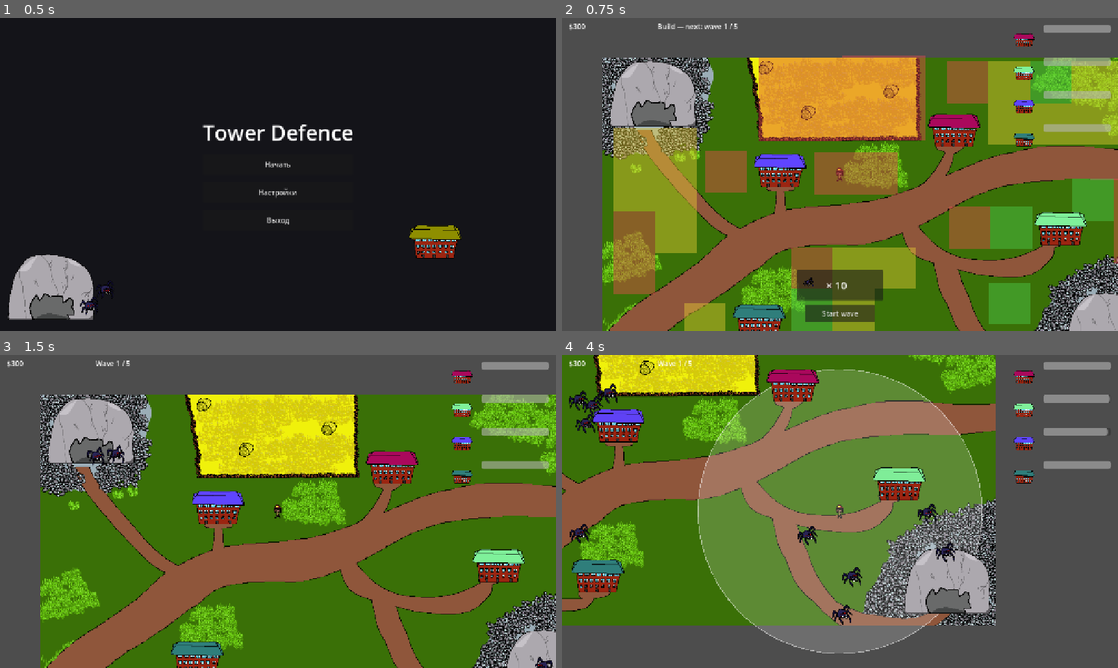
Above: before the commit, frames 1-4 (two rows, left to right).
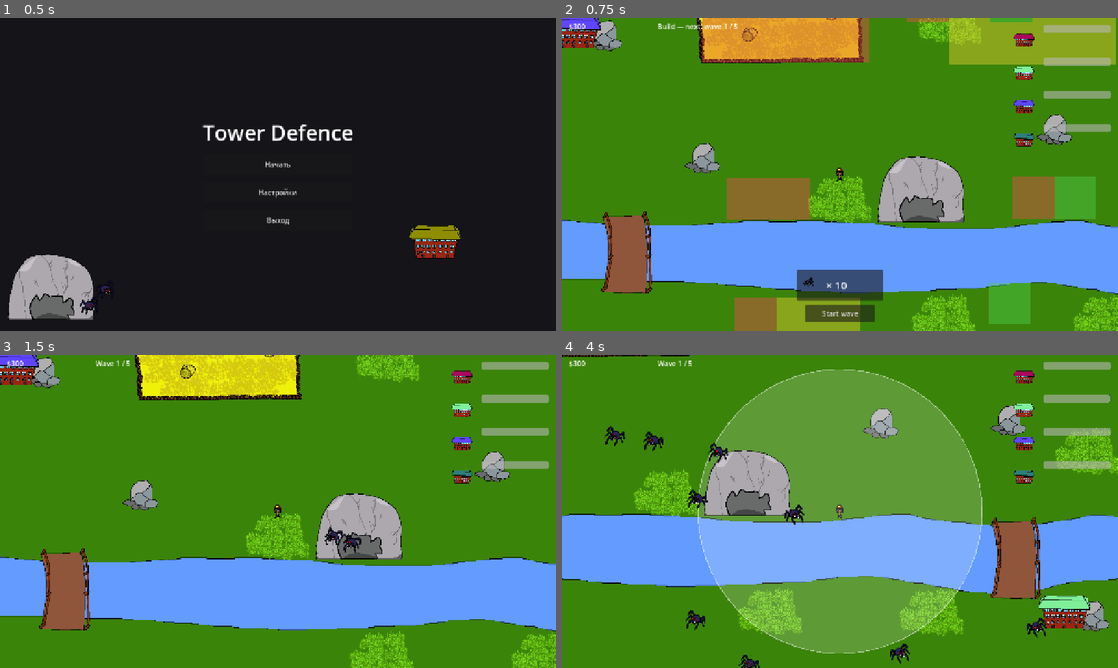
Above: after the commit, the same moments.

Repository: ternaryCat/ldjam59
Game: Godot game, scene res://components/menu.tscn
The game is run twice, just before and just after one commit, with the same random seed, the same clock (stepped at 60 frames per second) and the same inputs. Sound files missing from this copy of the repository are replaced by a short silence.
Inputs (mouse positions are in pixels of both pictures, inside the frame that each line leads up to):
- Up to frame 1 (0.5 s): no input
- Up to frame 2 (0.75 s): click "Начать" at 0.5 s
- Up to frame 3 (1.5 s): click "Start wave" at 1.25 s
- Up to frame 4 (4 s): move the mouse to (962, 495) at 2.02 s; hold D (right) 2.03-2.78 s; hold Space (activate) 2.03-2.78 s; click (962, 495) at 2.17 s; tap W (top) at 2.3, 2.85, 3.8 s; move the mouse to (728, 527) at 2.77 s; hold S (down) 2.78-3.53 s; tap Space (activate) at 3.05 s; move the mouse to (895, 442) at 3.52 s; hold D (right) from 3.53 s (still down); hold Space (activate) from 3.53 s (still down)

Frame 1 is identical in both runs. In frame 2, 85% of the frame differs, in the area x 0-100%, y 0-100%; in frame 3, 71%; in frame 4, 75%.

Commit message:
better ai & music

Diff:
--- a/components/defeat/defeat.gd
+++ b/components/defeat/defeat.gd
@@ -2,7 +2,7 @@
 
 
 func _on_restart_pressed() -> void:
-	get_tree().change_scene_to_file("res://components/level.tscn")
+	get_tree().change_scene_to_file("res://components/level2.tscn")
 
 
 func _on_menu_pressed() -> void:
--- a/components/level.gd
+++ b/components/level.gd
@@ -237,6 +237,8 @@
 
 
 func _on_building_lost() -> void:
+	if not is_inside_tree():
+		return
 	_buildings_remaining -= 1
 	if _buildings_remaining <= 0 and _phase != Phase.DEFEAT and _phase != Phase.VICTORY:
 		_enter_defeat()
@@ -379,8 +381,7 @@
 		_build_grid.visible = false
 		_hud.set_money(_money)
 		_hud.show_victory()
-		await get_tree().create_timer(1.5).timeout
-		get_tree().change_scene_to_file("res://components/victory.tscn")
+		_go_to_scene_after_delay("res://components/victory.tscn", 1.5)
 		return
 	_enter_build()
 
@@ -396,5 +397,14 @@
 		if spawner.has_method("set_enabled"):
 			spawner.set_enabled(false)
 	_hud.show_defeat()
-	await get_tree().create_timer(1.5).timeout
-	get_tree().change_scene_to_file("res://components/defeat.tscn")
+	_go_to_scene_after_delay("res://components/defeat.tscn", 1.5)
+
+
+func _go_to_scene_after_delay(path: String, delay: float) -> void:
+	var tree := get_tree()
+	if tree == null:
+		return
+	await tree.create_timer(delay).timeout
+	tree = get_tree()
+	if tree != null:
+		tree.change_scene_to_file(path)
--- a/components/level/enemy.gd
+++ b/components/level/enemy.gd
@@ -19,8 +19,12 @@
 const SPEED_MULT_MAX: float = 1.15
 const TARGET_JITTER: float = 25.0
 const PLAYER_CTRL_SPEED_FACTOR: float = 0.75
-const PLAYER_CTRL_ESCAPE_FACTOR: float = 0.08
 const PLAYER_CTRL_ATTACK_MULT: float = 3.0
+const FIELD_APPROACH_RATIO: float = 0.9
+const STUCK_SPEED_FRAC: float = 0.3
+const STUCK_TIME: float = 0.35
+const STUCK_FLIP_TIME: float = 1.5
+const UNSTUCK_SWERVE: float = PI * 0.5
 
 var _in_field: bool = false
 var _player: CharacterBody2D = null
@@ -36,6 +40,10 @@
 var _target_offset: Vector2 = Vector2.ZERO
 var _slow_factor: float = 1.0
 var _slow_time_left: float = 0.0
+var _field_radius: float = 0.0
+var _stuck_time: float = 0.0
+var _stuck_sign: float = 0.0
+var _stuck_flip_timer: float = 0.0
 
 @onready var _sprite: AnimatedSprite2D = $sprite
 @onready var _collision: Area2D = $collision
@@ -71,10 +79,8 @@
 	var slowed: bool = _slow_time_left > 0.0
 	var fully_locked: bool = player_controlled and slowed
 	var direction: Vector2
-	if fully_locked:
-		direction = _player_direction()
-	elif player_controlled:
-		direction = _player_direction() + _own_direction() * PLAYER_CTRL_ESCAPE_FACTOR
+	if player_controlled and _player != null:
+		direction = _field_zone_direction()
 	else:
 		direction = _own_direction()
 	if direction != Vector2.ZERO and not player_controlled:
@@ -89,6 +95,8 @@
 		move_mult *= PLAYER_CTRL_SPEED_FACTOR * _slow_factor
 	else:
 		move_mult *= _slow_factor
+	var desired_mag := speed * move_mult
+	direction = _apply_unstuck(direction, desired_mag, delta)
 	velocity = direction * speed * move_mult + _crowd_push()
 	move_and_slide()
 	var anim: StringName = &"walk" if direction != Vector2.ZERO else &"idle"
@@ -150,6 +158,43 @@
 	return v.normalized()
 
 
+func _field_zone_direction() -> Vector2:
+	var to_player: Vector2 = _player.global_position - global_position
+	var dist: float = to_player.length()
+	if _field_radius <= 0.0 or dist < 0.001:
+		return _player_direction()
+	var ratio: float = dist / _field_radius
+	if ratio < FIELD_APPROACH_RATIO:
+		return to_player / dist
+	return -to_player / dist
+
+
+func _apply_unstuck(direction: Vector2, desired_mag: float, delta: float) -> Vector2:
+	if direction == Vector2.ZERO or desired_mag <= 1.0:
+		_stuck_time = 0.0
+		_stuck_sign = 0.0
+		_stuck_flip_timer = 0.0
+		return direction
+	var prev_speed := get_real_velocity().length()
+	if prev_speed >= desired_mag * STUCK_SPEED_FRAC:
+		_stuck_time = 0.0
+		_stuck_sign = 0.0
+		_stuck_flip_timer = 0.0
+		return direction
+	_stuck_time += delta
+	if _stuck_time < STUCK_TIME:
+		return direction
+	if _stuck_sign == 0.0:
+		_stuck_sign = 1.0 if randf() > 0.5 else -1.0
+		_stuck_flip_timer = 0.0
+	else:
+		_stuck_flip_timer += delta
+		if _stuck_flip_timer > STUCK_FLIP_TIME:
+			_stuck_sign = -_stuck_sign
+			_stuck_flip_timer = 0.0
+	return direction.rotated(UNSTUCK_SWERVE * _stuck_sign)
+
+
 func _own_direction() -> Vector2:
 	if not _buildings_in_range.is_empty():
 		return Vector2.ZERO
@@ -197,6 +242,9 @@
 		var owner_node := area.get_parent()
 		if owner_node is CharacterBody2D:
 			_player = owner_node
+		var shape_node := area.get_node_or_null("shape") as CollisionShape2D
+		if shape_node and shape_node.shape is CircleShape2D:
+			_field_radius = (shape_node.shape as CircleShape2D).radius
 		return
 	var parent := area.get_parent()
 	if parent is Node2D and parent.is_in_group("buildings"):
--- a/components/level/mage.gd
+++ b/components/level/mage.gd
@@ -1,6 +1,7 @@
 extends Node2D
 
 const BOLT_SCENE: PackedScene = preload("res://components/level/mage/bolt.tscn")
+const ATTACK_SFX: AudioStream = preload("res://images/mage.mp3")
 
 signal clicked(tower: Node2D)
 
@@ -15,6 +16,7 @@
 var _cooldown: float = 0.0
 var _last_target: Node2D = null
 var _level: int = 0
+var _sfx: AudioStreamPlayer2D
 
 @onready var _vision: Area2D = $vision
 @onready var _head: Sprite2D = $head
@@ -29,6 +31,9 @@
 	if _body:
 		_body.input_pickable = true
 		_body.input_event.connect(_on_body_input)
+	_sfx = AudioStreamPlayer2D.new()
+	_sfx.stream = ATTACK_SFX
+	add_child(_sfx)
 	if upgrades.is_empty():
 		_populate_default_upgrades()
 
@@ -120,6 +125,8 @@
 	var to_target := (target.global_position - _shoot_point.global_position).normalized()
 	var dir := to_target.rotated(randf_range(-initial_spread, initial_spread))
 	bolt.launch(dir, target)
+	if _sfx:
+		_sfx.play()
 
 
 func _on_body_input(_viewport: Node, event: InputEvent, _shape_idx: int) -> void:
--- a/components/level/mortar.gd
+++ b/components/level/mortar.gd
@@ -1,6 +1,7 @@
 extends Node2D
 
 const SHELL_SCENE: PackedScene = preload("res://components/level/mortar/shell.tscn")
+const ATTACK_SFX: AudioStream = preload("res://images/siege.mp3")
 
 signal clicked(tower: Node2D)
 
@@ -15,6 +16,7 @@
 var _targets: Array[Node2D] = []
 var _cooldown: float = 0.0
 var _level: int = 0
+var _sfx: AudioStreamPlayer2D
 
 @onready var _vision: Area2D = $vision
 @onready var _shoot_point: Node2D = $head/shoot_point
@@ -29,6 +31,9 @@
 	if _body:
 		_body.input_pickable = true
 		_body.input_event.connect(_on_body_input)
+	_sfx = AudioStreamPlayer2D.new()
+	_sfx.stream = ATTACK_SFX
+	add_child(_sfx)
 	if upgrades.is_empty():
 		_populate_default_upgrades()
 
@@ -110,6 +115,8 @@
 	var dist := from.distance_to(to)
 	var flight_time := maxf(dist * flight_time_per_px, flight_time_min)
 	shell.launch(from, to, flight_time)
+	if _sfx:
+		_sfx.play()
 
 
 func _on_body_input(_viewport: Node, event: InputEvent, _shape_idx: int) -> void:
--- a/components/level/mortar/impact.gd
+++ b/components/level/mortar/impact.gd
@@ -1,19 +1,29 @@
 extends Node2D
 
+const BANG_SFX: AudioStream = preload("res://images/bang.mp3")
 const RING_DURATION: float = 0.35
 const RING_MAX_RADIUS: float = 160.0
 const RING_WIDTH: float = 6.0
 const RING_COLOR: Color = Color(1.0, 0.7, 0.25, 0.9)
 
 var _ring_time: float = 0.0
+var _sfx_done: bool = false
+
+
+func _ready() -> void:
+	var sfx := AudioStreamPlayer2D.new()
+	sfx.stream = BANG_SFX
+	sfx.finished.connect(func() -> void: _sfx_done = true)
+	add_child(sfx)
+	sfx.play()
 
 
 func _process(delta: float) -> void:
 	_ring_time += delta
-	if _ring_time >= RING_DURATION:
+	if _ring_time < RING_DURATION:
+		queue_redraw()
+	if _ring_time >= RING_DURATION and _sfx_done:
 		queue_free()
-		return
-	queue_redraw()
 
 
 func _draw() -> void:
--- a/components/level/signal_area.gd
+++ b/components/level/signal_area.gd
@@ -1,27 +1,50 @@
 extends Area2D
+
+const SIGNAL_SFX: AudioStream = preload("res://images/dydka_blyat.wav")
 
 @export var fill_color: Color = Color(1, 1, 1, 0.18)
 @export var outline_color: Color = Color(1, 1, 1, 0.5)
 @export var outline_width: float = 2.0
+@export var volume_db: float = 0.0
 
 @onready var _shape: CollisionShape2D = $shape
+
+var _sfx: AudioStreamPlayer
 
 
 func _ready() -> void:
 	add_to_group("signal_field")
+	_sfx = AudioStreamPlayer.new()
+	_sfx.stream = SIGNAL_SFX
+	_sfx.volume_db = volume_db
+	_sfx.finished.connect(_on_sfx_finished)
+	add_child(_sfx)
+	print("[signal_area] sfx stream=", SIGNAL_SFX, " class=", SIGNAL_SFX.get_class() if SIGNAL_SFX else "null")
 	_set_active(false)
 
 
-func _unhandled_input(event: InputEvent) -> void:
-	if event.is_action_pressed("activate"):
-		_set_active(true)
-	elif event.is_action_released("activate"):
-		_set_active(false)
+func _physics_process(_delta: float) -> void:
+	var should_be_active := Input.is_action_pressed("activate")
+	if should_be_active != monitoring:
+		_set_active(should_be_active)
 
 
 func _set_active(active: bool) -> void:
 	visible = active
 	monitoring = active
+	if _sfx == null:
+		return
+	if active:
+		if not _sfx.playing:
+			_sfx.play()
+			print("[signal_area] sfx.play() called, playing=", _sfx.playing)
+	else:
+		_sfx.stop()
+
+
+func _on_sfx_finished() -> void:
+	if monitoring and _sfx:
+		_sfx.play()
 
 
 func _draw() -> void:
--- a/components/level/tower.gd
+++ b/components/level/tower.gd
@@ -1,6 +1,7 @@
 extends Node2D
 
 const SHOT_SCENE: PackedScene = preload("res://components/level/tower/shot.tscn")
+const ATTACK_SFX: AudioStream = preload("res://images/tower.mp3")
 
 signal clicked(tower: Node2D)
 
@@ -14,6 +15,7 @@
 var _targets: Array[Node2D] = []
 var _cooldown: float = 0.0
 var _level: int = 0
+var _sfx: AudioStreamPlayer2D
 
 @onready var _vision: Area2D = $vision
 @onready var _head: Sprite2D = $head
@@ -28,6 +30,9 @@
 	if _body:
 		_body.input_pickable = true
 		_body.input_event.connect(_on_body_input)
+	_sfx = AudioStreamPlayer2D.new()
+	_sfx.stream = ATTACK_SFX
+	add_child(_sfx)
 	if upgrades.is_empty():
 		_populate_default_upgrades()
 
@@ -102,6 +107,8 @@
 	shot.scale = shot_scale
 	var dir := (target.global_position - _shoot_point.global_position).normalized()
 	shot.launch(dir, shot_speed)
+	if _sfx:
+		_sfx.play()
 
 
 func _on_body_input(_viewport: Node, event: InputEvent, _shape_idx: int) -> void:
--- /dev/null
+++ b/components/level2.tscn
@@ -0,0 +1,340 @@
+[gd_scene format=3 uid="uid://ckyyi57axggwb"]
+
+[ext_resource type="Script" uid="uid://5uatl1fxkbyk" path="res://components/level.gd" id="1_0h7lq"]
+[ext_resource type="Texture2D" uid="uid://b3o40r44nd0ur" path="res://images/map2.png" id="2_0h7lq"]
+[ext_resource type="PackedScene" uid="uid://b6tdgp3g2i7k2" path="res://components/level/player.tscn" id="3_byfrd"]
+[ext_resource type="Script" uid="uid://cmb27xme82kug" path="res://components/level/player.gd" id="4_j1nqw"]
+[ext_resource type="PackedScene" uid="uid://qllk5gttkw2r" path="res://components/level/spawner.tscn" id="5_51bqj"]
+[ext_resource type="Script" uid="uid://ihmdpqv14820" path="res://components/level/build_grid.gd" id="6_kekct"]
+[ext_resource type="PackedScene" path="res://components/level/build_tile.tscn" id="7_xmmss"]
+[ext_resource type="PackedScene" uid="uid://cmre6hhliwtpl" path="res://components/level/building.tscn" id="8_bsip2"]
+[ext_resource type="PackedScene" path="res://components/level/hud.tscn" id="9_b6hht"]
+
+[sub_resource type="CircleShape2D" id="CircleShape2D_x8bs8"]
+radius = 25.019993
+
+[sub_resource type="CircleShape2D" id="CircleShape2D_byfrd"]
+radius = 23.0
+
+[sub_resource type="CircleShape2D" id="CircleShape2D_j1nqw"]
+radius = 25.179358
+
+[sub_resource type="CircleShape2D" id="CircleShape2D_51bqj"]
+radius = 25.0
+
+[sub_resource type="CircleShape2D" id="CircleShape2D_kekct"]
+radius = 25.0
+
+[sub_resource type="CapsuleShape2D" id="CapsuleShape2D_xmmss"]
+radius = 23.0
+height = 64.0
+
+[sub_resource type="CapsuleShape2D" id="CapsuleShape2D_bsip2"]
+radius = 20.0
+height = 68.0
+
+[sub_resource type="RectangleShape2D" id="RectangleShape2D_0h7lq"]
+size = Vector2(164, 133)
+
+[sub_resource type="RectangleShape2D" id="RectangleShape2D_x8bs8"]
+size = Vector2(173.5, 135)
+
+[sub_resource type="RectangleShape2D" id="RectangleShape2D_byfrd"]
+size = Vector2(253, 146.5)
+
+[sub_resource type="RectangleShape2D" id="RectangleShape2D_j1nqw"]
+size = Vector2(268, 162)
+
+[sub_resource type="RectangleShape2D" id="RectangleShape2D_51bqj"]
+size = Vector2(249, 137)
+
+[sub_resource type="RectangleShape2D" id="RectangleShape2D_kekct"]
+size = Vector2(90.5, 124)
+
+[sub_resource type="RectangleShape2D" id="RectangleShape2D_xmmss"]
+size = Vector2(94.5, 132.5)
+
+[sub_resource type="RectangleShape2D" id="RectangleShape2D_bsip2"]
+size = Vector2(99, 145.5)
+
+[sub_resource type="RectangleShape2D" id="RectangleShape2D_b6hht"]
+size = Vector2(131.5, 144)
+
+[sub_resource type="RectangleShape2D" id="RectangleShape2D_kf0mh"]
+size = Vector2(70.5, 150)
+
+[sub_resource type="RectangleShape2D" id="RectangleShape2D_el56b"]
+size = Vector2(121.5, 144)
+
+[node name="level" type="Node2D" unique_id=1124570366]
+script = ExtResource("1_0h7lq")
+
+[node name="background" type="Sprite2D" parent="." unique_id=1245702892]
+position = Vector2(402, 324)
+texture = ExtResource("2_0h7lq")
+
+[node name="collision" type="StaticBody2D" parent="background" unique_id=563311040]
+collision_layer = 32
+collision_mask = 0
+
+[node name="shape" type="CollisionShape2D" parent="background/collision" unique_id=550783941]
+position = Vector2(-408, -129)
+shape = SubResource("CircleShape2D_x8bs8")
+
+[node name="shape2" type="CollisionShape2D" parent="background/collision" unique_id=1671219286]
+position = Vector2(405, -198)
+shape = SubResource("CircleShape2D_byfrd")
+
+[node name="shape3" type="CollisionShape2D" parent="background/collision" unique_id=1507272129]
+position = Vector2(699, -207)
+shape = SubResource("CircleShape2D_j1nqw")
+
+[node name="shape4" type="CollisionShape2D" parent="background/collision" unique_id=328704627]
+position = Vector2(120, 418)
+shape = SubResource("CircleShape2D_51bqj")
+
+[node name="shape5" type="CollisionShape2D" parent="background/collision" unique_id=372568732]
+position = Vector2(-709, 441)
+shape = SubResource("CircleShape2D_kekct")
+
+[node name="shape6" type="CollisionShape2D" parent="background/collision" unique_id=497256226]
+position = Vector2(-628, -413)
+shape = SubResource("CapsuleShape2D_xmmss")
+
+[node name="shape7" type="CollisionShape2D" parent="background/collision" unique_id=1658152017]
+position = Vector2(895, 248)
+shape = SubResource("CapsuleShape2D_bsip2")
+
+[node name="shape8" type="CollisionShape2D" parent="background/collision" unique_id=695835578]
+position = Vector2(-883, 64.5)
+shape = SubResource("RectangleShape2D_0h7lq")
+
+[node name="shape9" type="CollisionShape2D" parent="background/collision" unique_id=1989411950]
+position = Vector2(-720.75, 82.5)
+shape = SubResource("RectangleShape2D_x8bs8")
+
+[node name="shape11" type="CollisionShape2D" parent="background/collision" unique_id=1587833794]
+position = Vector2(-402.5, 88)
+shape = SubResource("RectangleShape2D_byfrd")
+
+[node name="shape12" type="CollisionShape2D" parent="background/collision" unique_id=1522572491]
+position = Vector2(-143, 98)
+shape = SubResource("RectangleShape2D_j1nqw")
+
+[node name="shape13" type="CollisionShape2D" parent="background/collision" unique_id=906239819]
+position = Vector2(115, 103.5)
+shape = SubResource("RectangleShape2D_51bqj")
+
+[node name="shape14" type="CollisionShape2D" parent="background/collision" unique_id=266331255]
+position = Vector2(283.75, 98)
+shape = SubResource("RectangleShape2D_kekct")
+
+[node name="shape15" type="CollisionShape2D" parent="background/collision" unique_id=1637244698]
+position = Vector2(376.75, 89.75)
+shape = SubResource("RectangleShape2D_xmmss")
+
+[node name="shape16" type="CollisionShape2D" parent="background/collision" unique_id=1036805775]
+position = Vector2(474.5, 94.25)
+shape = SubResource("RectangleShape2D_bsip2")
+
+[node name="shape10" type="CollisionShape2D" parent="background/collision" unique_id=1299098145]
+position = Vector2(595, 112)
+shape = SubResource("RectangleShape2D_b6hht")
+
+[node name="shape17" type="CollisionShape2D" parent="background/collision" unique_id=906289772]
+position = Vector2(800.75, 107)
+shape = SubResource("RectangleShape2D_kf0mh")
+
+[node name="shape18" type="CollisionShape2D" parent="background/collision" unique_id=553759207]
+position = Vector2(898.25, 94)
+shape = SubResource("RectangleShape2D_el56b")
+
+[node name="player" parent="." unique_id=510700806 instance=ExtResource("3_byfrd")]
+position = Vector2(311, 232)
+script = ExtResource("4_j1nqw")
+
+[node name="enemies" type="Node2D" parent="." unique_id=286288996]
+
+[node name="spawner" parent="enemies" unique_id=1588589298 instance=ExtResource("5_51bqj")]
+position = Vector2(496, 312)
+
+[node name="spawner2" parent="enemies" unique_id=221287589 instance=ExtResource("5_51bqj")]
+position = Vector2(765, 835)
+
+[node name="towers" type="Node2D" parent="." unique_id=1975820466]
+
+[node name="build_grid" type="Node2D" parent="." unique_id=444000001]
+script = ExtResource("6_kekct")
+
+[node name="tile" parent="build_grid" unique_id=444000002 instance=ExtResource("7_xmmss")]
+position = Vector2(41, -169)
+tile_color = 2
+
+[node name="tile2" parent="build_grid" unique_id=444000003 instance=ExtResource("7_xmmss")]
+position = Vector2(137, -169)
+tile_color = 2
+
+[node name="tile3" parent="build_grid" unique_id=444000004 instance=ExtResource("7_xmmss")]
+position = Vector2(137, -73)
+tile_color = 2
+
+[node name="tile4" parent="build_grid" unique_id=1000582832 instance=ExtResource("7_xmmss")]
+position = Vector2(41, -73)
+tile_color = 2
+
+[node name="tile5" parent="build_grid" unique_id=1188777708 instance=ExtResource("7_xmmss")]
+position = Vector2(233, -169)
+tile_color = 2
+
+[node name="tile6" parent="build_grid" unique_id=189614196 instance=ExtResource("7_xmmss")]
+position = Vector2(329, -169)
+tile_color = 2
+
+[node name="tile7" parent="build_grid" unique_id=1761058268 instance=ExtResource("7_xmmss")]
+position = Vector2(329, -73)
+tile_color = 2
+
+[node name="tile8" parent="build_grid" unique_id=802678578 instance=ExtResource("7_xmmss")]
+position = Vector2(233, -73)
+tile_color = 2
+
+[node name="tile9" parent="build_grid" unique_id=745879845 instance=ExtResource("7_xmmss")]
+position = Vector2(609, -69)
+tile_color = 1
+
+[node name="tile10" parent="build_grid" unique_id=364192546 instance=ExtResource("7_xmmss")]
+position = Vector2(705, -69)
+tile_color = 1
+
+[node name="tile11" parent="build_grid" unique_id=1906985974 instance=ExtResource("7_xmmss")]
+position = Vector2(1313, 286)
+tile_color = 2
+
+[node name="tile12" parent="build_grid" unique_id=1008176380 instance=ExtResource("7_xmmss")]
+position = Vector2(513, -165)
+tile_color = 2
+
+[node name="tile13" parent="build_grid" unique_id=493589795 instance=ExtResource("7_xmmss")]
+position = Vector2(801, -165)
+tile_color = 1
+
+[node name="tile14" parent="build_grid" unique_id=1032443808 instance=ExtResource("7_xmmss")]
+position = Vector2(897, -165)
+tile_color = 1
+
+[node name="tile15" parent="build_grid" unique_id=2094010589 instance=ExtResource("7_xmmss")]
+position = Vector2(897, -69)
+tile_color = 1
+
+[node name="tile16" parent="build_grid" unique_id=1962524771 instance=ExtResource("7_xmmss")]
+position = Vector2(801, -69)
+tile_color = 1
+
+[node name="tile17" parent="build_grid" unique_id=1738108290 instance=ExtResource("7_xmmss")]
+position = Vector2(1217, 190)
+
+[node name="tile18" parent="build_grid" unique_id=1663742170 instance=ExtResource("7_xmmss")]
+position = Vector2(1313, 190)
+tile_color = 2
+
+[node name="tile19" parent="build_grid" unique_id=1468416974 instance=ExtResource("7_xmmss")]
+position = Vector2(116, 659)
+
+[node name="tile20" parent="build_grid" unique_id=344919629 instance=ExtResource("7_xmmss")]
+position = Vector2(852, 286)
+
+[node name="tile21" parent="build_grid" unique_id=152350892 instance=ExtResource("7_xmmss")]
+position = Vector2(-507, -27)
+tile_color = 1
+
+[node name="tile22" parent="build_grid" unique_id=1544474446 instance=ExtResource("7_xmmss")]
+position = Vector2(1171, 815)
+tile_color = 1
+
+[node name="tile23" parent="build_grid" unique_id=1366694859 instance=ExtResource("7_xmmss")]
+position = Vector2(1075, 815)
+tile_color = 1
+
+[node name="tile24" parent="build_grid" unique_id=26297863 instance=ExtResource("7_xmmss")]
+position = Vector2(-507, 69)
+tile_color = 1
+
+[node name="tile25" parent="build_grid" unique_id=1677403046 instance=ExtResource("7_xmmss")]
+position = Vector2(-507, 165)
+tile_color = 2
+
+[node name="tile26" parent="build_grid" unique_id=2123819023 instance=ExtResource("7_xmmss")]
+position = Vector2(-411, 165)
+tile_color = 1
+
+[node name="tile27" parent="build_grid" unique_id=450406452 instance=ExtResource("7_xmmss")]
+position = Vector2(308, 563)
+tile_color = 1
+
+[node name="tile28" parent="build_grid" unique_id=966476956 instance=ExtResource("7_xmmss")]
+position = Vector2(-507, 261)
+tile_color = 2
+
+[node name="tile29" parent="build_grid" unique_id=1855663695 instance=ExtResource("7_xmmss")]
+position = Vector2(756, 286)
+tile_color = 2
+
+[node name="tile30" parent="build_grid" unique_id=1977441354 instance=ExtResource("7_xmmss")]
+position = Vector2(609, -165)
+tile_color = 1
+
+[node name="tile31" parent="build_grid" unique_id=838491060 instance=ExtResource("7_xmmss")]
+position = Vector2(705, -165)
+
+[node name="tile32" parent="build_grid" unique_id=1409407368 instance=ExtResource("7_xmmss")]
+position = Vector2(701, 529)
+
+[node name="tile33" parent="build_grid" unique_id=1257384746 instance=ExtResource("7_xmmss")]
+position = Vector2(212, 659)
+tile_color = 1
+
+[node name="tile34" parent="build_grid" unique_id=241753215 instance=ExtResource("7_xmmss")]
+position = Vector2(-214, 720)
+tile_color = 1
+
+[node name="tile35" parent="build_grid" unique_id=70347473 instance=ExtResource("7_xmmss")]
+position = Vector2(-118, 816)
+
+[node name="tile36" parent="build_grid" unique_id=1831142465 instance=ExtResource("7_xmmss")]
+position = Vector2(-214, 816)
+
+[node name="tile37" parent="build_grid" unique_id=1325942908 instance=ExtResource("7_xmmss")]
+position = Vector2(99, 288)
+tile_color = 2
+
+[node name="tile38" parent="build_grid" unique_id=1059207782 instance=ExtResource("7_xmmss")]
+position = Vector2(195, 288)
+tile_color = 2
+
+[node name="tile39" parent="build_grid" unique_id=284316416 instance=ExtResource("7_xmmss")]
+position = Vector2(212, 563)
+tile_color = 1
+
+[node name="tile40" parent="build_grid" unique_id=1899877872 instance=ExtResource("7_xmmss")]
+position = Vector2(116, 563)
+tile_color = 2
+
+[node name="buildings" type="Node2D" parent="." unique_id=819838869]
+
+[node name="building1" parent="buildings" unique_id=1782493252 instance=ExtResource("8_bsip2")]
+position = Vector2(1146, -92)
+roof_color = Color(0.66534436, 0.03264983, 0.36184147, 1)
+
+[node name="building2" parent="buildings" unique_id=271731122 instance=ExtResource("8_bsip2")]
+position = Vector2(1231, 561)
+roof_color = Color(0.4982081, 0.9425456, 0.6044682, 1)
+
+[node name="building3" parent="buildings" unique_id=1539016654 instance=ExtResource("8_bsip2")]
+position = Vector2(-296, -98)
+roof_color = Color(0.37295854, 0.2713357, 1, 1)
+
+[node name="building4" parent="buildings" unique_id=1677120667 instance=ExtResource("8_bsip2")]
+position = Vector2(-502, 491)
+roof_color = Color(0.18423542, 0.49479502, 0.48123795, 1)
+
+[node name="hud" parent="." unique_id=444000005 instance=ExtResource("9_b6hht")]
--- a/components/menu/menu.gd
+++ b/components/menu/menu.gd
@@ -4,7 +4,7 @@
 
 
 func _on_start_pressed() -> void:
-	get_tree().change_scene_to_file("res://components/level.tscn")
+	get_tree().change_scene_to_file("res://components/level2.tscn")
 
 
 func _on_settings_pressed() -> void:
--- a/components/victory/victory.gd
+++ b/components/victory/victory.gd
@@ -2,7 +2,7 @@
 
 
 func _on_restart_pressed() -> void:
-	get_tree().change_scene_to_file("res://components/level.tscn")
+	get_tree().change_scene_to_file("res://components/level2.tscn")
 
 
 func _on_menu_pressed() -> void:
Not shown, added: images/bang.mp3.import
Not shown, added: images/dydka_blyat.wav.import
Not shown, added: images/mage.mp3.import
Binary file added: images/map2.png
Not shown, added: images/map2.png.import
Not shown, added: images/siege.mp3.import
Not shown, added: images/tower.mp3.import
Not shown, added: images/bang.mp3
Not shown, added: images/dydka_blyat.wav
Not shown, added: images/mage.mp3
Not shown, added: images/siege.mp3
Not shown, added: images/tower.mp3
